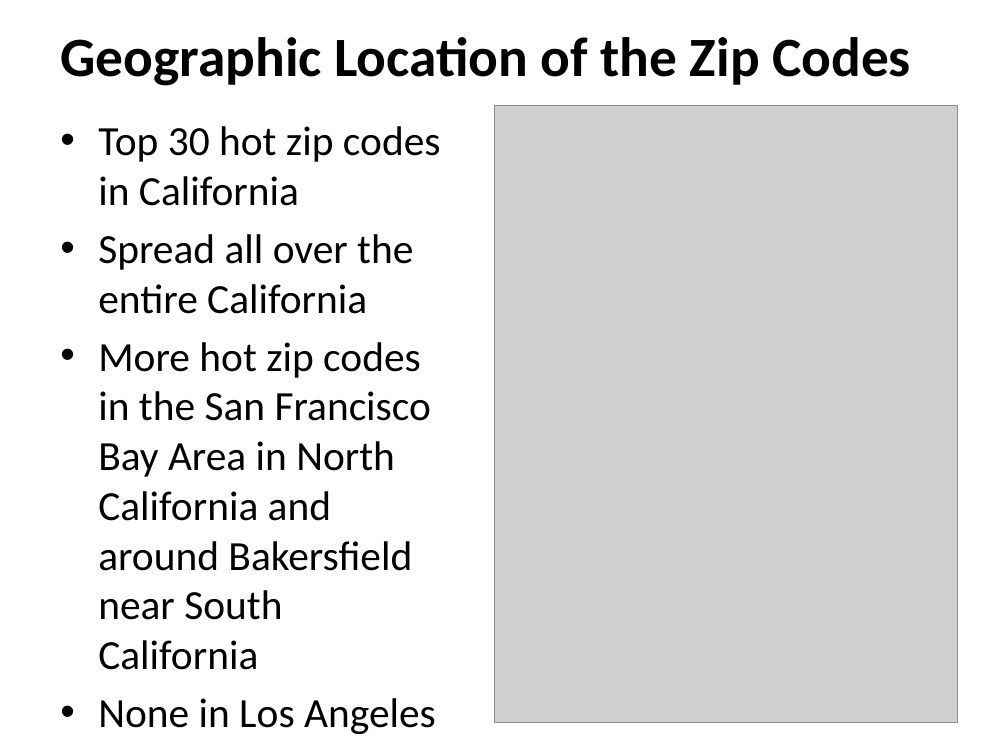
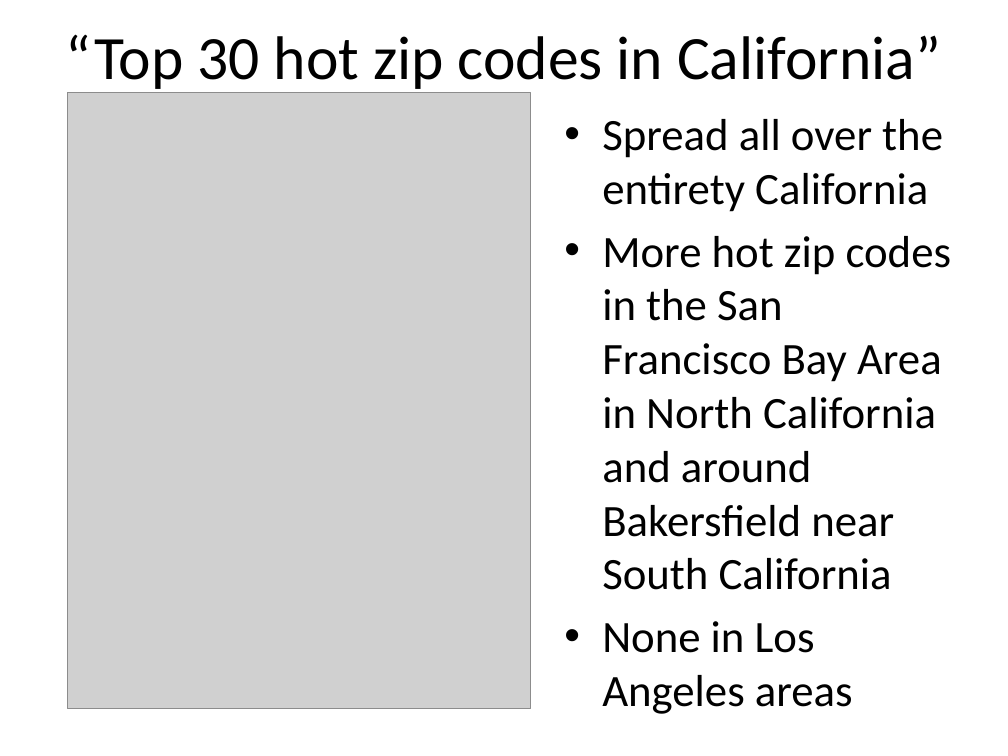
Before and after one commit to wlau0721/sliderule, a slide deck: slide 14 of CapstoneProject/CapstoneFinalReportPresentation-RentalInvestmentAnalysis.pptx (slide 13 before the commit). Drawn at 1008x756 pixels with LibreOffice and Linux fonts; fonts in the diff are those of the drawing; grey boxes stand for pictures. Boxes give left, top, right and bottom in pixels: in the first picture for what was removed or moved away, otherwise in the second. Text is boxed around its words. In the diff, an @@ line names an element or a change of style, - is before the commit and + after.

```diff
--- a/CapstoneProject/CapstoneFinalReportPresentation-RentalInvestmentAnalysis.pptx
+++ b/CapstoneProject/CapstoneFinalReportPresentation-RentalInvestmentAnalysis.pptx
@@ title at box(66, 34, 941, 94): text changed; size 39.6 to 44 pt; bold off @@
-Geographic Location of the Zip Codes
+“Top 30 hot zip codes in California”
@@ picture: place and size @@
-picture at box(494, 106, 958, 722)
+picture at box(68, 93, 531, 709)
@@ text "Spread all over the entirety ...": place and size @@
-text "Spread all over the entirety ..." at box(98, 126, 441, 734)
+text "Spread all over the entirety ..." at box(602, 119, 952, 714)
@@ text at box(602, 119, 943, 212): text changed; size 29.6 to 32 pt @@
-• Top 30 hot zip codes in California
-• Spread all over the entire California
+• Spread all over the entirety California
@@ text at box(602, 236, 952, 714): size 29.6 to 32 pt in "More hot zip codes in the San ...", "None in Los Angeles areas" @@
```
Also in this commit, not shown: 12 other slides changed, 2 slides added, 2 other files.
